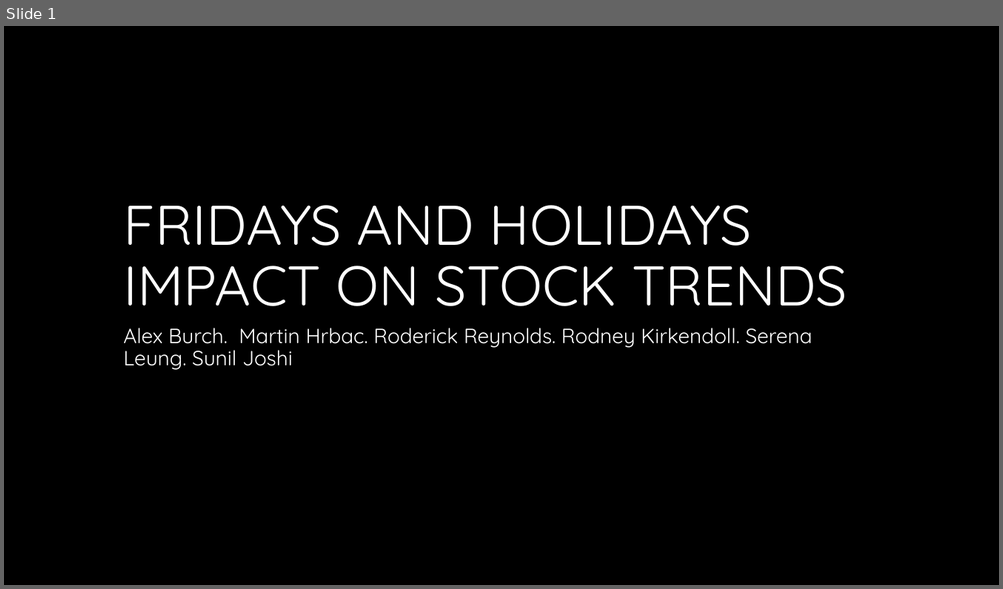
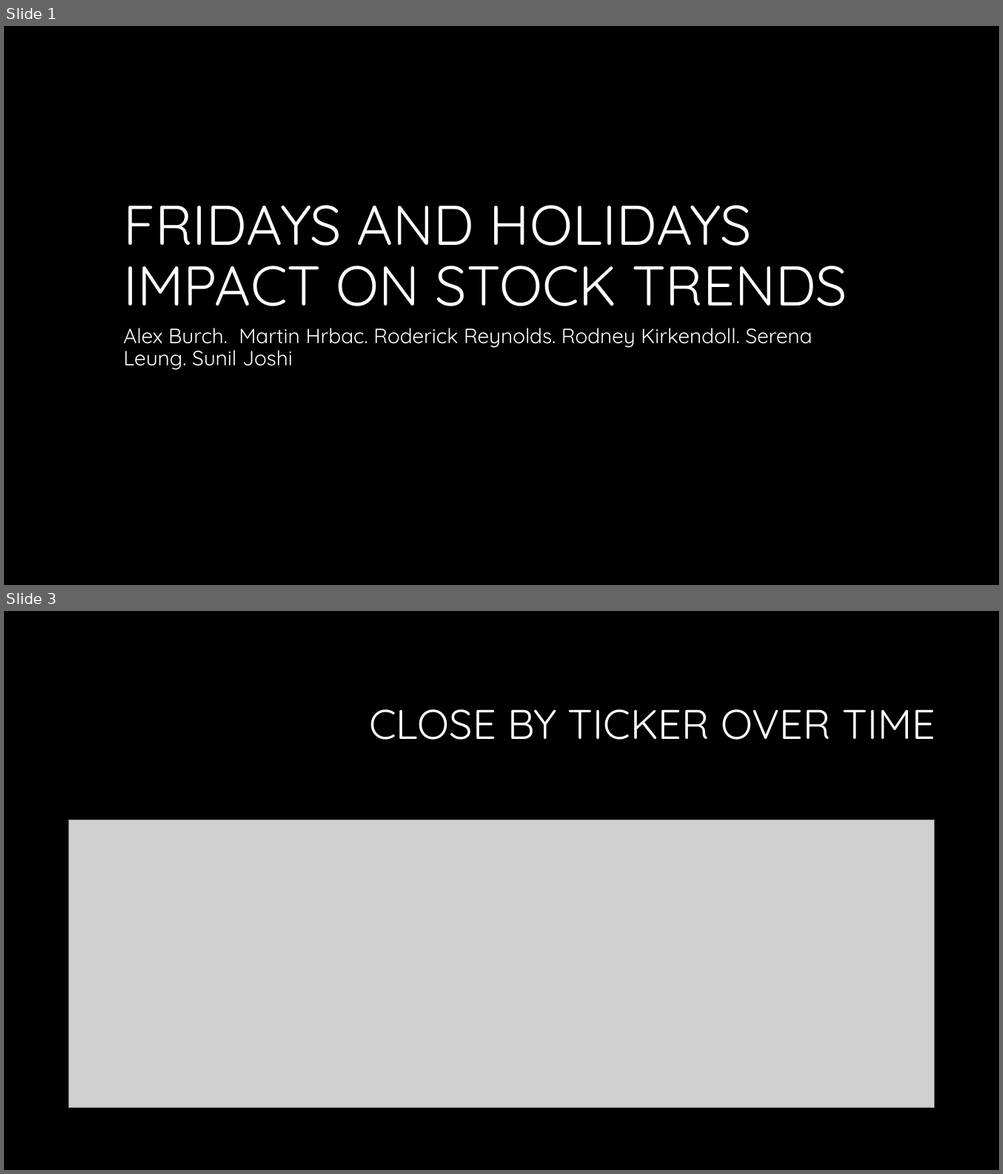
Before and after one commit to serenaL/GTATL5Project1, a slide deck: StocksAnalysisPresentationV1.pptx. Shown one above the other, each under a label of ours: slide 1 before the commit, slides 1 and 3 after it; the slides between them are not shown. The pictures are 1003x589 and 1003x1174 pixels, drawn with LibreOffice and Linux fonts; fonts in the diff are those of the drawing; grey boxes stand for pictures; background and template pictures are left out. Boxes give left, top, right and bottom in pixels: in the first picture for what was removed or moved away, otherwise in the second. Text is boxed around its words. In the diff, an @@ line names an element or a change of style, - is before the commit and + after.

```diff
--- a/StocksAnalysisPresentationV1.pptx
+++ b/StocksAnalysisPresentationV1.pptx
@@ slide 3 added at box(4, 611, 999, 1170), background #000000 @@
@@ title added at box(369, 709, 936, 740), 40 pt, text #FFFFFF @@
+CLOSE BY TICKER OVER TIME
@@ picture added at box(68, 820, 934, 1109) @@
```
Also in this commit, not shown: 1 slide changed, 3 other slides added.
